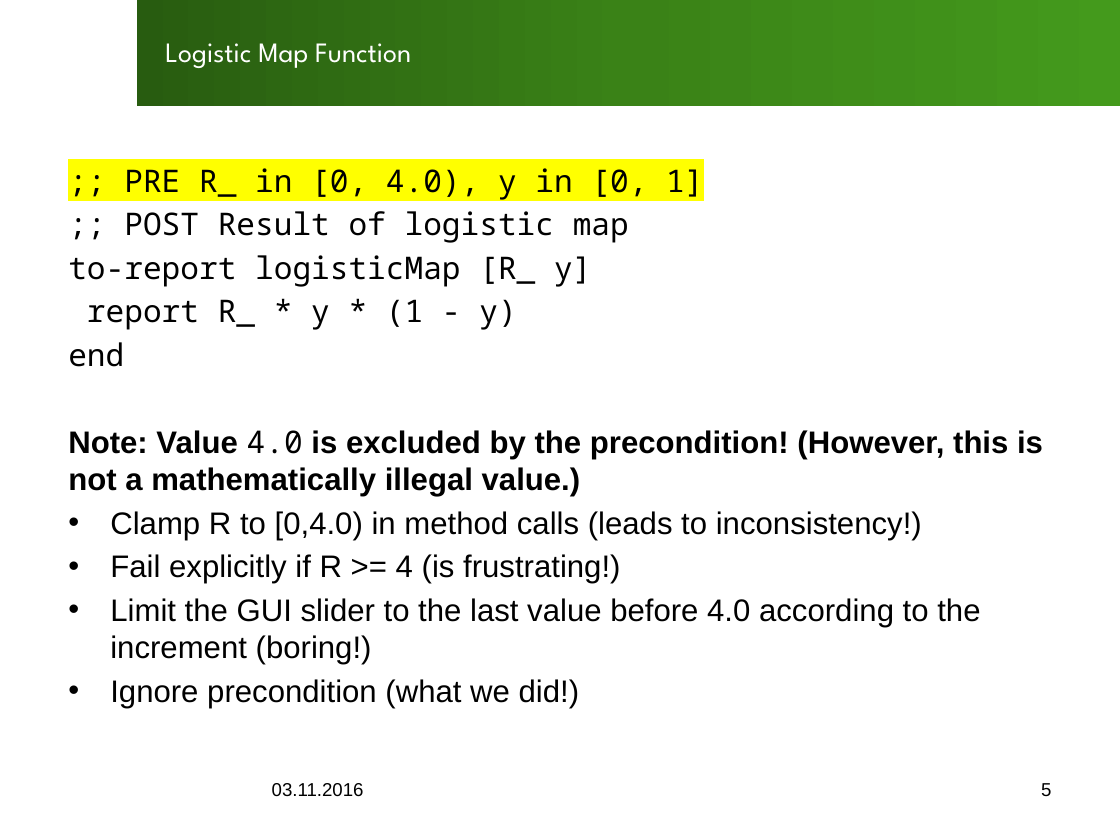
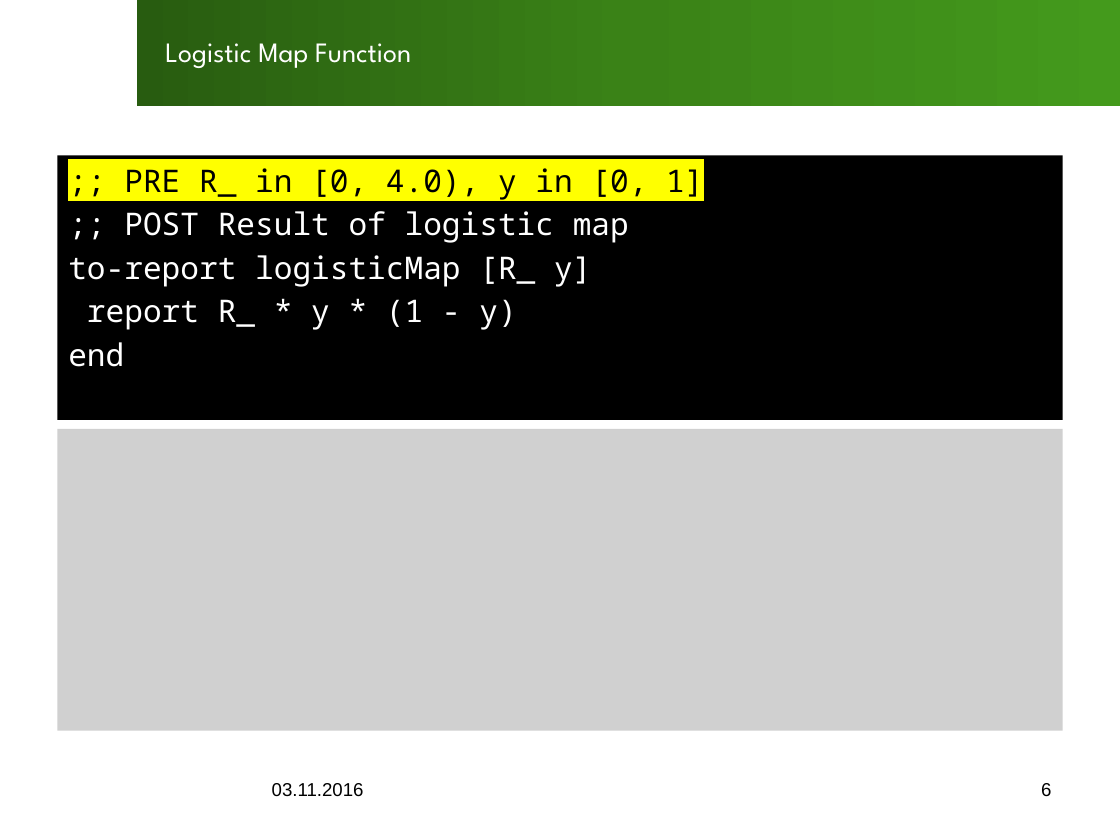
Before and after one commit to SOAS-Uni-Augsburg/ws16-17-group-13, a slide deck: slide 6 of Blatt02/Aufgabe01/Slides.pptx (slide 5 before the commit). Drawn at 1120x840 pixels with LibreOffice and Linux fonts; fonts in the diff are those of the drawing; grey boxes stand for pictures; background and template pictures are left out. Boxes give left, top, right and bottom in pixels: in the first picture for what was removed or moved away, otherwise in the second. Text is boxed around its words. In the diff, an @@ line names an element or a change of style, - is before the commit and + after.

Commit message:
Updates Slides with new graphics and slight restructuring Makes the slides wear fancy pants Adds Logistic Plot Python File

```diff
--- a/Blatt02/Aufgabe01/Slides.pptx
+++ b/Blatt02/Aufgabe01/Slides.pptx
@@ text ";; PRE R_ in [0, ...": place and size @@
-text ";; PRE R_ in [0, ..." at [68, 168, 1043, 708]
+text ";; PRE R_ in [0, ..." at [57, 156, 1063, 420]
@@ text ";; PRE R_ in [0, ..." at [57, 156, 1063, 420]: fill none to #000000 @@
@@ text at [68, 211, 629, 367]: text colour #000000 to #FFFFFF in ";; POST Result of logistic map", "to-report logisticMap [R_ y]", "report R_ * y * (1 - ...", "end" @@
@@ picture added at [57, 429, 1063, 730] @@
@@ text at [68, 430, 1043, 708]: paragraphs removed @@
-Note: Value 4.0 is excluded by the precondition! (However, this is not a mathematically illegal value.)
-• Clamp R to [0,4.0) in method calls (leads to inconsistency!)
-• Fail explicitly if R >= 4 (is frustrating!)
-• Limit the GUI slider to the last value before 4.0 according to the increment (boring!)
-• Ignore precondition (what we did!)
@@ page number at [1041, 783, 1051, 797]: text changed @@
-5
+6
```
Also in this commit, not shown: 5 other slides changed, 5 slides added, 1 other file.
